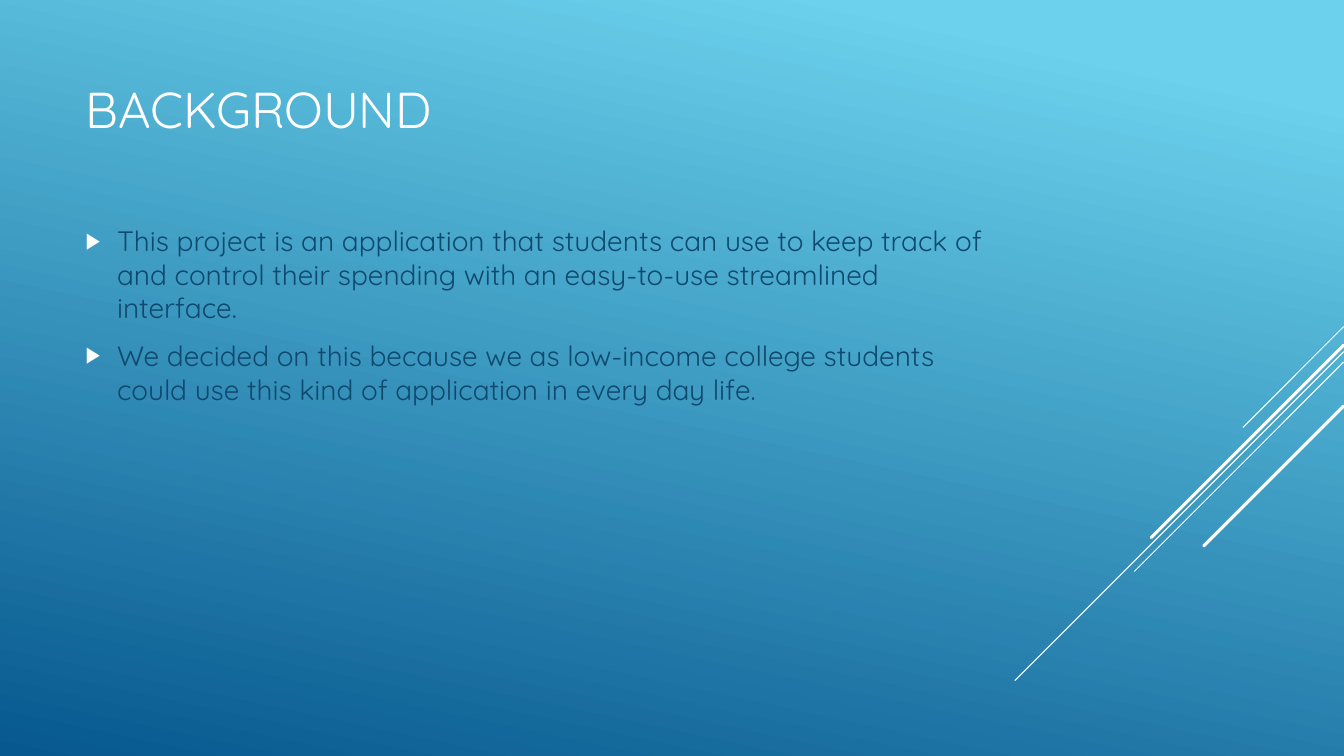
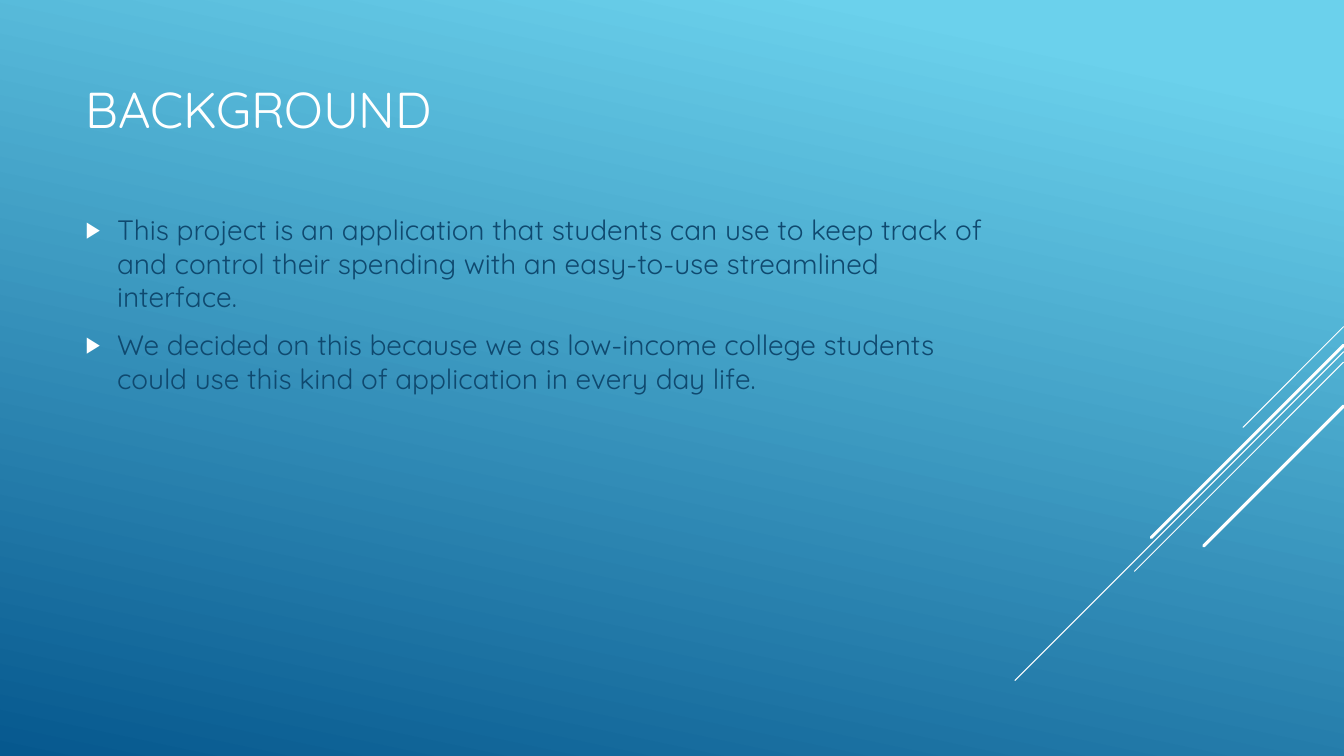
Before and after one commit to lucianfreeze/CSCI352-Project-Freeze-Whitson, a slide deck: slide 3 of 352 project presentation.pptx. Drawn at 1344x756 pixels with LibreOffice and Linux fonts; fonts in the diff are those of the drawing. Boxes give left, top, right and bottom in pixels: in the first picture for what was removed or moved away, otherwise in the second. Text is boxed around its words. In the diff, an @@ line names an element or a change of style, - is before the commit and + after.

```diff
--- a/352 project presentation.pptx
+++ b/352 project presentation.pptx
@@ text "This project is an application ...": place and size @@
-text "This project is an application ..." at [117,230,982,406]
+text "This project is an application ..." at [117,219,982,395]
```
Also in this commit, not shown: 4 other slides changed, 2 other files.
